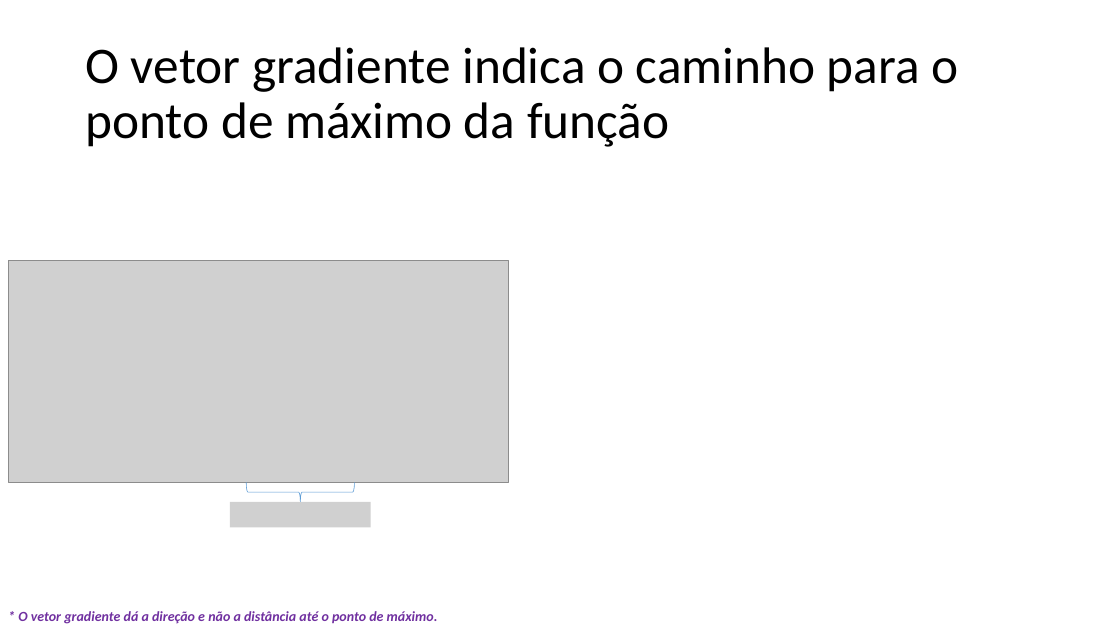
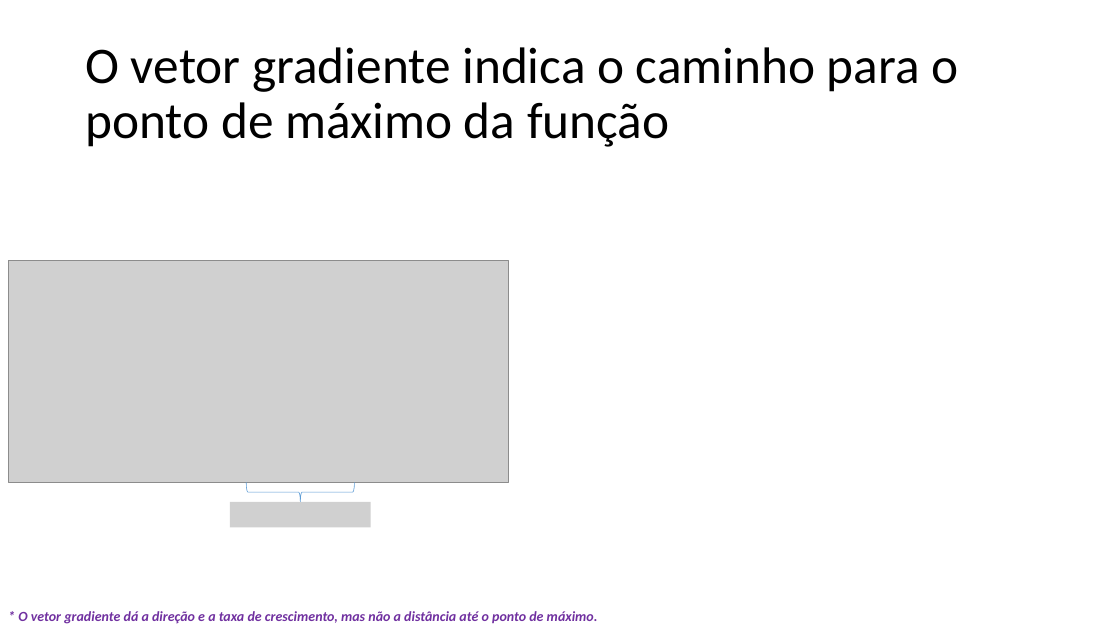
Before and after one commit to zz4fap/t319_aprendizado_de_maquina, a slide deck: slide 9 of slides/T319_Regressão_Linear (Parte II).pptx. Drawn at 1120x630 pixels with LibreOffice and Linux fonts; fonts in the diff are those of the drawing; grey boxes stand for pictures. Boxes give left, top, right and bottom in pixels: in the first picture for what was removed or moved away, otherwise in the second. Text is boxed around its words. In the diff, an @@ line names an element or a change of style, - is before the commit and + after.

```diff
--- a/slides/T319_Regressão_Linear (Parte II).pptx
+++ b/slides/T319_Regressão_Linear (Parte II).pptx
@@ text at [18,611,598,624]: text changed @@
-* O vetor gradiente dá a direção e não a distância até o ponto de máximo.
+* O vetor gradiente dá a direção e a taxa de crescimento, mas não a distância até o ponto de máximo.
```
Also in this commit, not shown: 5 other slides changed, 2 other files.
